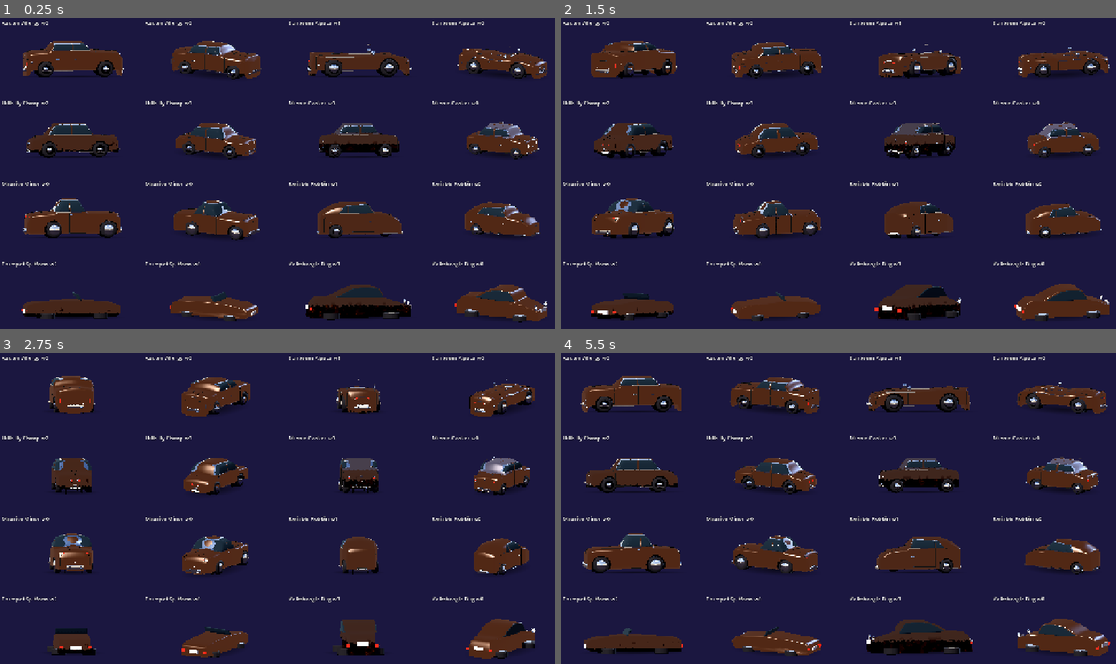
Above: before the commit, frames 1-4 (two rows, left to right).
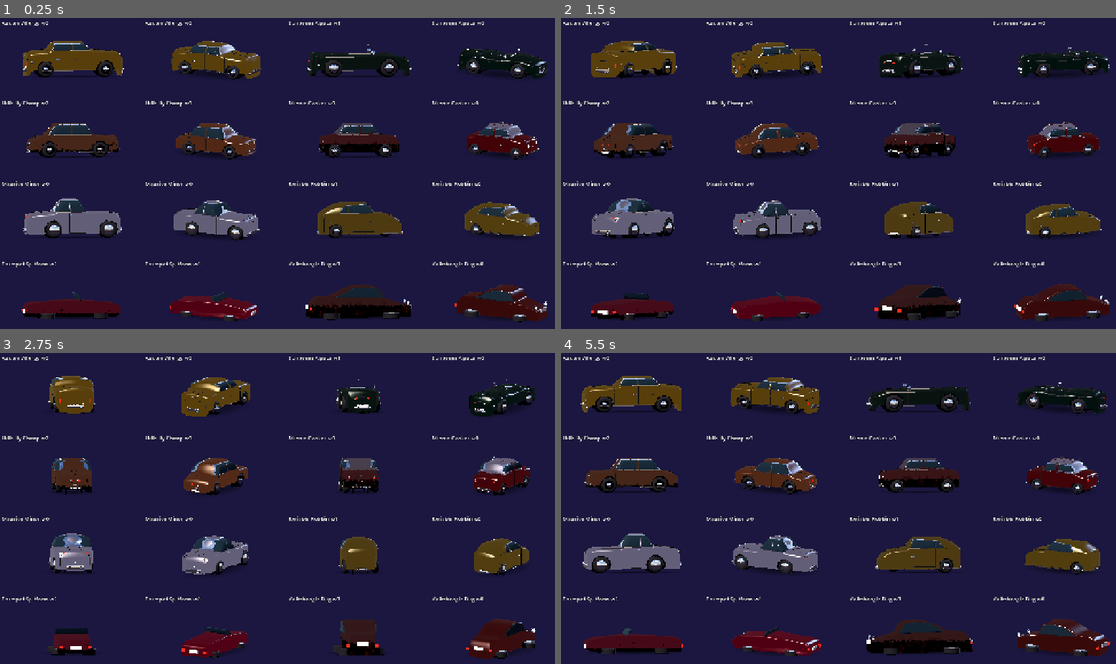
Above: after the commit, the same moments.

Repository: leeslangley/Webbwheresmycar
Game: Godot game, scene res://art/car_sheet.tscn
The game is run twice, just before and just after one commit, with the same random seed, the same clock (stepped at 60 frames per second) and the same inputs. This scene is started directly instead of the project's main scene.
Inputs (mouse positions are in pixels of both pictures, inside the frame that each line leads up to):
- Up to frame 1 (0.25 s): no input
- Up to frame 2 (1.5 s): tap Enter at 0.5, 0.6 s; move the mouse to (971, 164) at 0.52 s; hold Right 0.53-1.25 s; click (971, 164) at 0.67 s; tap Space at 0.77 s; drag from (733, 195) to (821, 241) at 1.27 s
- Up to frame 3 (2.75 s): move the mouse to (344, 443) at 2.02 s; hold Right from 2.03 s (still down); tap Backspace at 2.1 s
- Up to frame 4 (5.5 s): release Right at 2.75 s; drag from (821, 576) to (677, 464) at 2.77 s; move the mouse to (1021, 561) at 3.52 s; hold Left 3.53-4.25 s; tap Keypad Enter at 3.6 s; tap Space at 3.77 s; drag from (677, 464) to (760, 433) at 4.27 s; move the mouse to (877, 514) at 5.02 s; hold Down from 5.03 s (still down); tap Enter at 5.1 s; click (877, 514) at 5.17 s

The runs differ from the first frame. In frame 1, 6.2% of the frame differs, in the area x 4-99%, y 9-98%; in frame 2, 6.2%; in frame 3, 4.5%; in frame 4, 6.2%.

Commit message:
GDA20: CarSheet: show each car in its manifest paint
Each contact-sheet cell now calls set_paint with the car's first manifest paint.
Adds test_paint_applied (first cell matches manifest paint within 0.003 per channel; at least two distinct cell paints).

Co-Authored-By: Claude Haiku 5.5 <noreply@anthropic.com>

Diff:
--- a/godot/art/car_sheet.gd
+++ b/godot/art/car_sheet.gd
@@ -51,6 +51,11 @@
 	cv.set_view(view)
 	(cv.get_node("Box") as SubViewportContainer).stretch_shrink = 2
 	cv.set_car(car_id)
+	var cars: Dictionary = CarView.manifest().get("cars", {})
+	var entry: Dictionary = cars.get(car_id, {})
+	var paints: Array = entry.get("paints", [])
+	if not paints.is_empty():
+		cv.set_paint(Color(str(paints[0])))
 	cv.set_wear(wear)
 
 	var tag := Label.new()
--- a/godot/tests/test_car_sheet.gd
+++ b/godot/tests/test_car_sheet.gd
@@ -64,6 +64,27 @@
 	sheet.free()
 
 
+func test_paint_applied() -> void:
+	var sheet := _make()
+	var cars := _cars()
+	var ids := _ids()
+	var cell := _cell(sheet, 0)
+	ok(cell != null, "Cell_0 is a CarView")
+	if cell != null:
+		var paints: Array = (cars[cell.car_id] as Dictionary).get("paints", [])
+		ok(not paints.is_empty(), "Cell_0 car has manifest paints")
+		if not paints.is_empty():
+			var want := Color(str(paints[0]))
+			near(cell.paint.r, want.r, 0.003, "Cell_0 paint red")
+			near(cell.paint.g, want.g, 0.003, "Cell_0 paint green")
+			near(cell.paint.b, want.b, 0.003, "Cell_0 paint blue")
+	var distinct := {}
+	for k in range(2 * ids.size()):
+		distinct[_cell(sheet, k).paint.to_html()] = true
+	ok(distinct.size() >= 2, "at least two cells have different paint colours")
+	sheet.free()
+
+
 func test_every_cell_has_tag_and_shrink() -> void:
 	var sheet := _make()
 	var ids := _ids()
